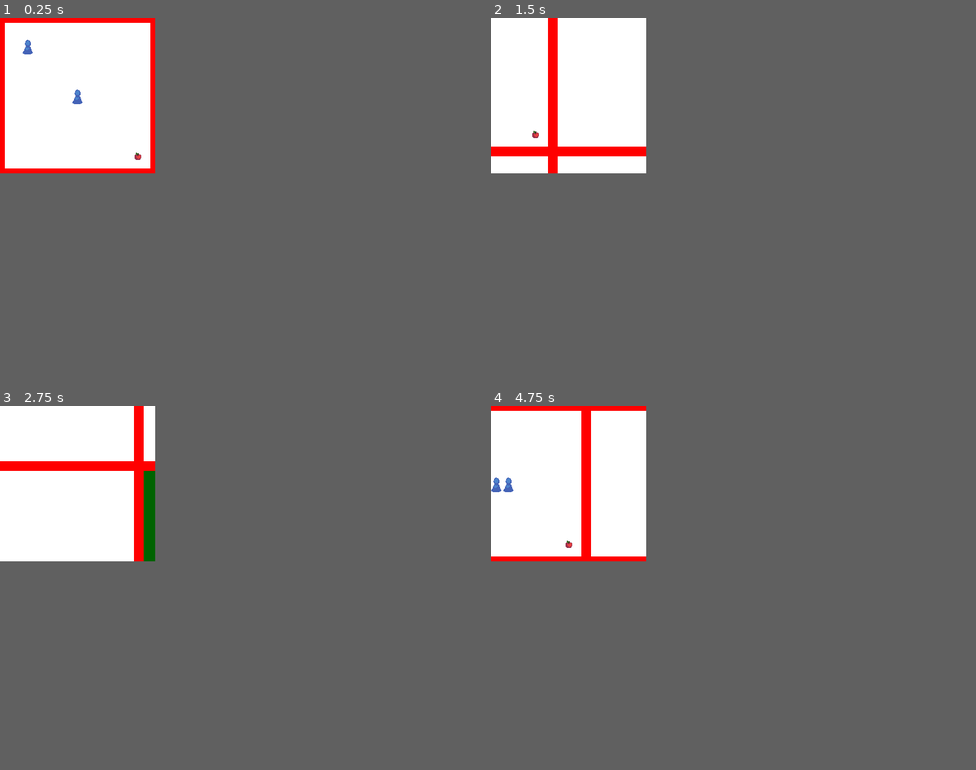
Above: before the commit, frames 1-4 (two rows, left to right).
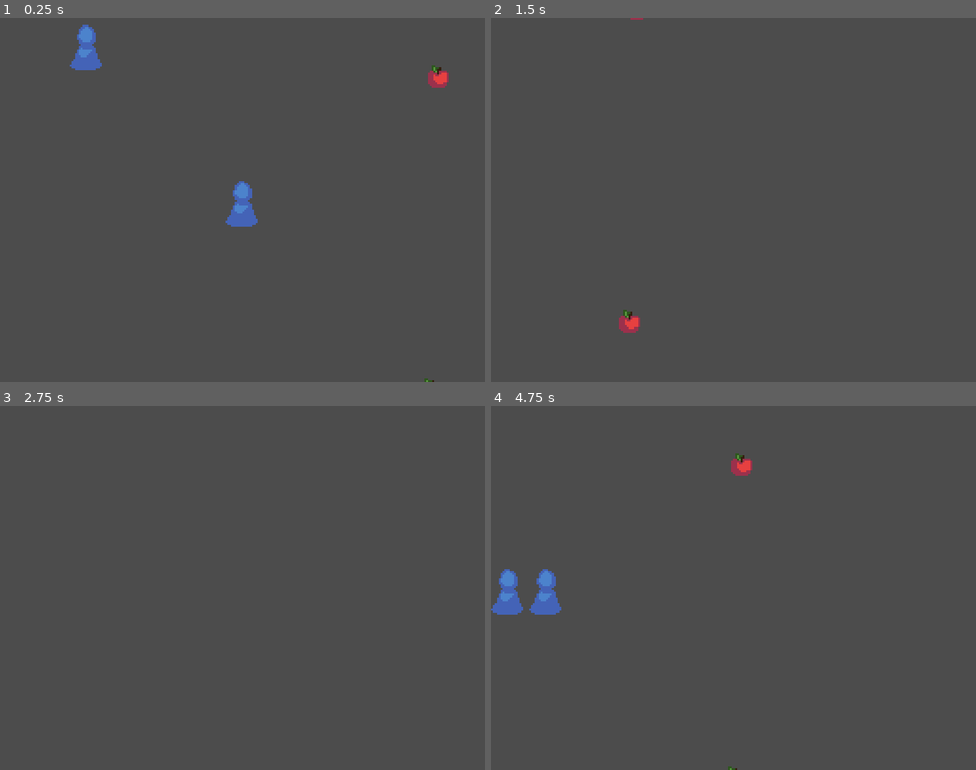
Above: after the commit, the same moments.

Repository: Branchlet-ANS/ldjam48
Game: Godot game, scene res://Main.tscn
The game is run twice, just before and just after one commit, with the same random seed, the same clock (stepped at 60 frames per second) and the same inputs.
Inputs (mouse positions are in pixels of both pictures, inside the frame that each line leads up to):
- Up to frame 1 (0.25 s): no input
- Up to frame 2 (1.5 s): move the mouse to (602, 87) at 0.52 s; hold D (ui_right) 0.53-1.28 s; click (602, 87) at 0.67 s; move the mouse to (539, 101) at 1.27 s; hold S (ui_down) from 1.28 s (still down)
- Up to frame 3 (2.75 s): move the mouse to (92, 449) at 2.02 s; release S (ui_down) at 2.03 s; hold D (ui_right) from 2.03 s (still down)
- Up to frame 4 (4.75 s): move the mouse to (558, 515) at 2.77 s; release D (ui_right) at 2.78 s; hold W (ui_up) 2.78-3.53 s; click (558, 515) at 2.92 s; move the mouse to (617, 507) at 3.52 s; hold A (ui_left) from 3.53 s (still down); move the mouse to (520, 460) at 4.27 s
In our replay, the window is 256x256 before the commit and 800x600 after it. These sizes can differ from the game's own. Grey fills any space a smaller window leaves; there, only what the larger window draws over its background counts as a difference.

The runs differ from the first frame. In frame 1, 14% of the frame differs, in the area x 0-93%, y 0-100%; in frame 2, 14%; in frame 3, 14%; in frame 4, 15%, in the area x 0-54%, y 0-100%.
Error after the commit: Parse Error: Expected indented block after "for". (res://ChunkGenerator.gd:28)

Commit message:
ohg dear hgod all the berries of the forest

Diff:
--- a/godot/Camera2D.gd
+++ b/godot/Camera2D.gd
@@ -10,7 +10,7 @@
 
 # Called when the node enters the scene tree for the first time.
 func _ready():
-	pass
+	zoom = Vector2(256.0/800, 256.0/800)
 
 
 func _process(delta):
--- a/godot/Chunk.gd
+++ b/godot/Chunk.gd
@@ -3,22 +3,88 @@
 
 class_name Chunk
 enum Type {BUSH, PATH, OPEN}
+const CHUNK_SIZE = 16
+
+enum ItemTypes {
+	FOLIAGE = 0,
+	FOOD = 1
+}
+
+var food_register = [
+	{
+		"name": "Wangu",
+		"id": "wangu",
+		"value": 4,
+		"corruption": 0
+	},
+	{
+		"name": "Cherry Berry",
+		"id": "cherry_berry",
+		"value": -2,
+		"corruption": 0,
+	},
+	{
+		"name": "Penis Berry",
+		"id": "penis_berry",
+		"value": -3,
+		"corruption": 3
+	}
+
+]
+
+var foliage_register = [
+	{
+		"id": "grass",
+		"name": "Grass",
+		"value": 0,
+		"corruption": 0
+	},
+	{
+		"id": "haygrass",
+		"name": "Haygrass",
+		"value": 0,
+		"corruption": 1
+	}
+]
 
 var _coordinates: Vector2
-var _type: int
+var _traversable: bool
 var _corruption: float
+var content = {}
 
-func _init(coordinates: Vector2, type: int, corruption: float):
+func _init(coordinates: Vector2, traversable: bool, corruption: float):
 	_coordinates = coordinates
-	_type = type
+	_traversable = traversable
 	_corruption = corruption
+	if _traversable:
+		randomize()
+		var r = rand_range(0, 7)
+		if r < 1:
+			monster_chunk()
+		elif r < 3:
+			foraging_chunk()
+		elif r < 7:
+			bland_chunk()
 
-func _to_string():
-	if _type == Type.BUSH:
-		return "BUSH"
-	elif _type == Type.OPEN:
-		return "OPEN"
-	elif _type == Type.PATH:
-		return "PATH"
-	else:
-		return "NULL"
+func monster_chunk():
+	# Check corruption and add monsters to content array
+	pass
+func foraging_chunk():
+	pass
+func bland_chunk():
+	var available_foliage: Array = get_by_corruption(_corruption, foliage_register)
+	for i in range(CHUNK_SIZE):
+		for j in range(CHUNK_SIZE):
+			randomize()
+			if rand_range(0, 1) > 0.9:
+				content[Vector2(i, j)] = available_foliage[randi() % available_foliage.size()]
+
+func get_content() -> Array:
+	return content
+
+func get_by_corruption(corruption, dict: Array):
+	var items = []
+	for item in dict:
+		if item["corruption"] <= corruption:
+			items.append(item)
+	return items
--- a/godot/ChunkGenerator.gd
+++ b/godot/ChunkGenerator.gd
@@ -1,31 +1,37 @@
 extends Node2D
 
 onready var scene_chunk = preload("res://ChunkIllustration.tscn")
-const MAP_WIDTH = 8
-const MAX_BRANCHES = 2
+onready var scene_item = preload("res://Item.tscn")
+const MAP_WIDTH = 24
+const MAX_BRANCHES = 3
 const CHUNK_SIZE = 16
 const TILE_SIZE = 16
 
 var map = {}
-enum Type {BUSH, PATH, OPEN}
 
 func _ready():
 	for i in range(-MAP_WIDTH/2, MAP_WIDTH/2):
 		for j in range(-MAP_WIDTH/2, MAP_WIDTH/2):
 			var pos = Vector2(i, j)
-			map[pos] = Chunk.new(pos, Type.BUSH, pos.length())
+			map[pos] = Chunk.new(pos, false, pos.length())
 
 	make_paths()
 	for i in range(-MAP_WIDTH/2, MAP_WIDTH/2):
 		for j in range(-MAP_WIDTH/2, MAP_WIDTH/2):
 			var pos = Vector2(i, j)
-			var type = map[pos]._type
-			var ill = scene_chunk.instance()
-			add_child(ill)
-			ill.position = map[pos]._coordinates * CHUNK_SIZE * TILE_SIZE
-			ill.set_size(TILE_SIZE*CHUNK_SIZE)
-			if type == 0:
+			var traversable = map[pos]._traversable
+			if traversable:
+				var items = map[pos].content
+				for position in items:
+
+
+			else:
+				var ill = scene_chunk.instance()
+				add_child(ill)
+				ill.position = map[pos]._coordinates * CHUNK_SIZE * TILE_SIZE
+				ill.set_size(TILE_SIZE*CHUNK_SIZE)
 				ill.set_color(Color.darkgreen)
+
 
 func make_paths():
 	var directions = [Vector2.LEFT, Vector2.RIGHT, Vector2.UP, Vector2.DOWN]
@@ -33,11 +39,11 @@
 	randomize()
 	var scores = [0]
 	var current_position = Vector2(0, 0)
-	map[current_position] = Chunk.new(current_position, Type.OPEN, current_position.length())
+	map[current_position] = Chunk.new(current_position, true, current_position.length())
 	for i in range(MAX_BRANCHES):
 		scores = [0]
 		current_position = Vector2(0, 0)
-		while scores.min() < MAP_WIDTH:
+		while scores.max() < MAP_WIDTH:
 			if scores.size() > 5:
 				scores.erase(scores.min())
 			randomize()
@@ -47,4 +53,4 @@
 				direction = directions[rand_range(0, 4)]
 			current_position += direction
 			scores.append(current_position.length())
-			map[current_position] = Chunk.new(current_position, Type.OPEN, current_position.length())
+			map[current_position] = Chunk.new(current_position, true, current_position.length())
--- a/godot/Main.gd
+++ b/godot/Main.gd
@@ -6,6 +6,7 @@
 onready var script_item = preload("res://Item.gd")
 onready var scene_character = preload("res://Character.tscn")
 onready var god : God = $God
+
 
 var characters : Array = []
 
--- a/godot/project.godot
+++ b/godot/project.godot
@@ -62,8 +62,7 @@
 
 [display]
 
-window/size/width=256
-window/size/height=256
+window/size/width=800
 
 [importer_defaults]
 
Binary file added: godot/assets/items/blue_banana.png
Not shown, added: godot/assets/items/blue_banana.png.import
Binary file added: godot/assets/items/cherry_berry.png
Not shown, added: godot/assets/items/cherry_berry.png.import
Binary file added: godot/assets/items/grass.png
Not shown, added: godot/assets/items/grass.png.import
Binary file added: godot/assets/items/haygrass.png
Not shown, added: godot/assets/items/haygrass.png.import
Binary file added: godot/assets/items/penis_berry.png
Not shown, added: godot/assets/items/penis_berry.png.import
Binary file added: godot/assets/items/wangu.png
Not shown, added: godot/assets/items/wangu.png.import
(and 6 more such lines)
